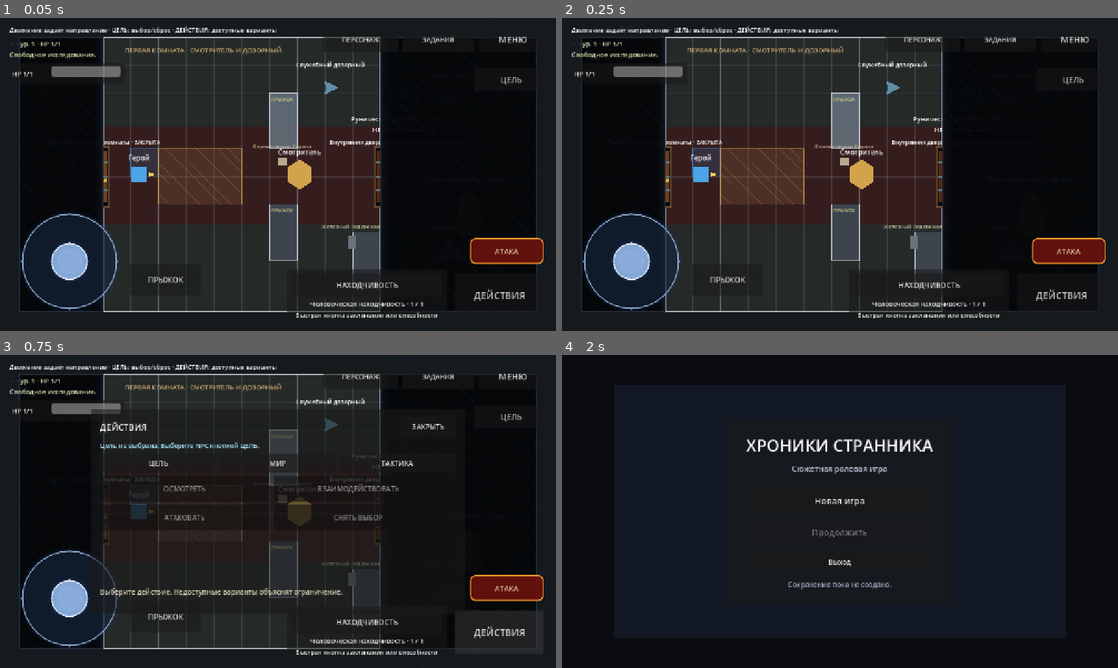
Above: before the commit, frames 1-4 (two rows, left to right).
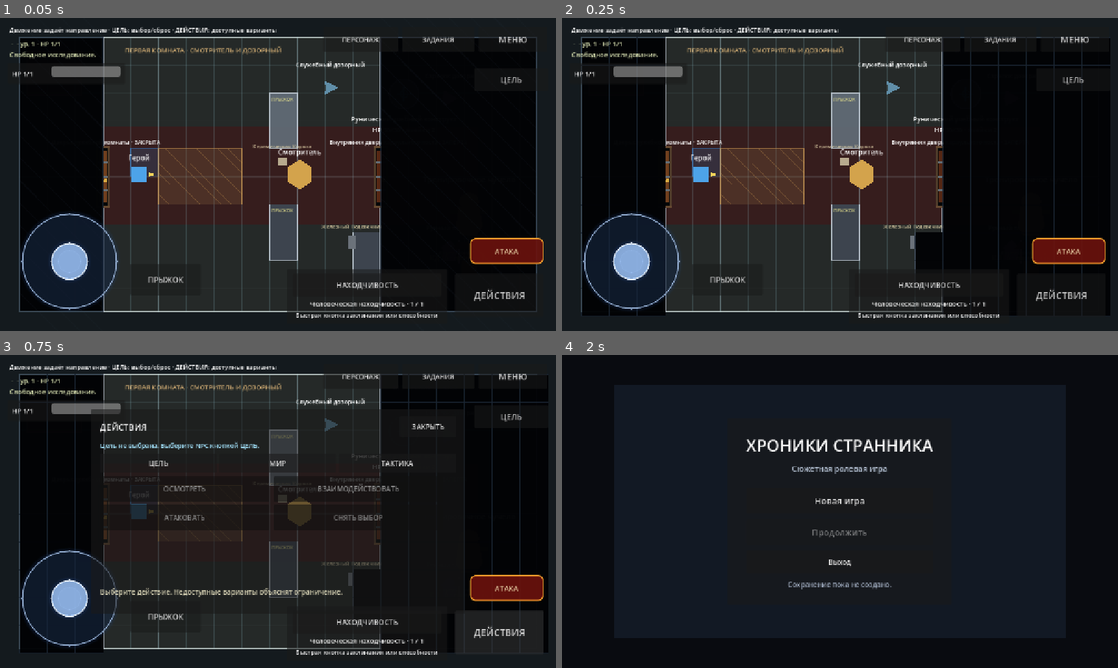
Above: after the commit, the same moments.

Repository: eretenkodaniil16-rgb/rpg-project
Game: Godot game, scene res://scenes/game/game.tscn
Same seed, same stepped clock (60 frames per second), same inputs: the game is played once before the commit and once after it. This scene is started directly instead of the project's main scene.
Inputs:
- Up to frame 1 (0.05 s): no input
- Up to frame 2 (0.25 s): no input
- Up to frame 3 (0.75 s): click "ДЕЙСТВИЯ" at 0.5 s
- Up to frame 4 (2 s): click "МЕНЮ" at 1.25 s

The runs differ from the first frame. In frame 1, 0.4% of the frame differs, in the area x 3-97%, y 6-94%; in frame 2, 3.9%, in the area x 3-99%, y 6-96%; in frame 3, 3.2%; in frame 4, nothing differs.

Commit message:
feat: replace room fog with obstacle-aware player visibility

Diff:
--- a/scripts/game/room_fog_overlay.gd
+++ b/scripts/game/room_fog_overlay.gd
@@ -1,44 +1,69 @@
 class_name RoomFogOverlay
 extends Node2D
 
-const FOG_COLOR: Color = Color(0.015, 0.022, 0.032, 0.965)
-const FOG_BORDER_COLOR: Color = Color(0.10, 0.14, 0.19, 0.96)
-const FOG_PATTERN_COLOR: Color = Color(0.20, 0.27, 0.34, 0.10)
-const EDGE_FEATHER_WIDTH: float = 24.0
+const FOG_COLOR: Color = Color(0.008, 0.012, 0.020, 0.985)
+const FOG_BORDER_COLOR: Color = Color(0.10, 0.14, 0.19, 0.78)
+const FOG_PATTERN_COLOR: Color = Color(0.20, 0.27, 0.34, 0.08)
+const VISION_RADIUS_PIXELS: float = 640.0
+const REFRESH_INTERVAL_SECONDS: float = 0.08
 
 var _player: Node2D
 var _room_rects: Dictionary = {}
 var _room_order: Array[String] = []
 var _current_room_id: String = ""
+var _grid: BattleGrid
+var _environment: CombatEnvironment
+var _visible_cells: Dictionary = {}
+var _refresh_accumulator: float = 0.0
+var _last_player_position: Vector2 = Vector2.INF
+var _last_visibility_signature: int = 0
 
 
 func configure(player: Node2D, room_rects: Dictionary, room_order: Array[String]) -> void:
 	_player = player
 	_room_rects = room_rects.duplicate(true)
 	_room_order = room_order.duplicate()
-	_refresh_current_room(true)
+	_resolve_visibility_dependencies()
+	_refresh_visibility(true)
 
 
 func _ready() -> void:
+	add_to_group("player_visibility")
 	z_as_relative = false
 	z_index = 60
 	process_mode = Node.PROCESS_MODE_ALWAYS
-	queue_redraw()
-
-
-func _process(_delta: float) -> void:
+	_resolve_visibility_dependencies()
+	_refresh_visibility(true)
+
+
+func _process(delta: float) -> void:
 	if not is_instance_valid(_player):
 		_player = get_tree().get_first_node_in_group("player") as Node2D
-	_refresh_current_room(false)
+	_resolve_visibility_dependencies()
+	_refresh_accumulator += delta
+	var player_moved: bool = is_instance_valid(_player) and not _player.global_position.is_equal_approx(_last_player_position)
+	if player_moved or _refresh_accumulator >= REFRESH_INTERVAL_SECONDS:
+		_refresh_accumulator = 0.0
+		_refresh_visibility(player_moved)
+
+
+func is_world_position_visible(world_position: Vector2) -> bool:
+	if not is_instance_valid(_player):
+		return false
+	if _player.global_position.distance_to(world_position) > VISION_RADIUS_PIXELS:
+		return false
+	if is_instance_valid(_environment):
+		return _environment.has_line_of_sight(_player.global_position, world_position)
+	return _room_at(to_local(world_position)) == _current_room_id
 
 
 func get_current_room_id_for_testing() -> String:
-	_refresh_current_room(false)
+	_refresh_current_room()
 	return _current_room_id
 
 
 func is_room_concealed_for_testing(room_id: String) -> bool:
-	_refresh_current_room(false)
+	_refresh_current_room()
 	return _room_rects.has(room_id) and room_id != _current_room_id
 
 
@@ -47,16 +72,70 @@
 	return value as Rect2 if value is Rect2 else Rect2()
 
 
-func _refresh_current_room(force_redraw: bool) -> void:
+func get_visible_cells_for_testing() -> Array[Vector2i]:
+	var result: Array[Vector2i] = []
+	for cell_value: Variant in _visible_cells.keys():
+		if cell_value is Vector2i:
+			result.append(cell_value as Vector2i)
+	return result
+
+
+func get_vision_radius_for_testing() -> float:
+	return VISION_RADIUS_PIXELS
+
+
+func force_refresh_for_testing() -> void:
+	_resolve_visibility_dependencies()
+	_refresh_visibility(true)
+
+
+func _resolve_visibility_dependencies() -> void:
+	if not is_instance_valid(_grid):
+		_grid = get_tree().get_first_node_in_group("battle_grid") as BattleGrid
+	if not is_instance_valid(_environment):
+		_environment = get_tree().get_first_node_in_group("combat_environment") as CombatEnvironment
+
+
+func _refresh_visibility(force_redraw: bool) -> void:
+	if not is_instance_valid(_player):
+		return
+	_refresh_current_room()
+	_last_player_position = _player.global_position
+	if not is_instance_valid(_grid):
+		if force_redraw:
+			queue_redraw()
+		return
+
+	var next_visible: Dictionary = {}
+	var field_rect: Rect2 = _grid.get_field_rect()
+	var cell_size: float = _grid.get_cell_size()
+	var columns: int = ceili(field_rect.size.x / cell_size)
+	var rows: int = ceili(field_rect.size.y / cell_size)
+	for y: int in range(rows):
+		for x: int in range(columns):
+			var cell := Vector2i(x, y)
+			var center := field_rect.position + Vector2((float(x) + 0.5) * cell_size, (float(y) + 0.5) * cell_size)
+			if is_world_position_visible(center):
+				next_visible[cell] = true
+
+	var player_cell: Vector2i = _grid.world_to_cell(_player.global_position)
+	if _grid.is_cell_valid(player_cell):
+		next_visible[player_cell] = true
+	var next_signature: int = hash(next_visible.keys())
+	if force_redraw or next_signature != _last_visibility_signature:
+		_visible_cells = next_visible
+		_last_visibility_signature = next_signature
+		queue_redraw()
+
+
+func _refresh_current_room() -> void:
 	if not is_instance_valid(_player) or _room_rects.is_empty():
 		return
 	var local_position: Vector2 = to_local(_player.global_position)
 	var next_room_id: String = _room_at(local_position)
 	if next_room_id.is_empty():
 		next_room_id = _nearest_room(local_position)
-	if force_redraw or next_room_id != _current_room_id:
-		_current_room_id = next_room_id
-		queue_redraw()
+	_current_room_id = next_room_id
 
 
 func _room_at(local_position: Vector2) -> String:
@@ -82,42 +161,60 @@
 
 
 func _draw() -> void:
-	if _room_rects.is_empty():
-		return
+	if is_instance_valid(_grid):
+		_draw_cell_visibility()
+	else:
+		_draw_room_fallback()
+
+
+func _draw_cell_visibility() -> void:
+	var field_rect: Rect2 = _grid.get_field_rect()
+	var cell_size: float = _grid.get_cell_size()
+	var columns: int = ceili(field_rect.size.x / cell_size)
+	var rows: int = ceili(field_rect.size.y / cell_size)
+	for y: int in range(rows):
+		for x: int in range(columns):
+			var cell := Vector2i(x, y)
+			if _visible_cells.has(cell):
+				continue
+			var world_rect := Rect2(
+				field_rect.position + Vector2(float(x) * cell_size, float(y) * cell_size),
+				Vector2(cell_size + 1.0, cell_size + 1.0)
+			)
+			var local_rect := Rect2(to_local(world_rect.position), world_rect.size)
+			draw_rect(local_rect, FOG_COLOR, true)
+			draw_rect(local_rect, FOG_BORDER_COLOR, false, 1.0)
+	_draw_outer_darkness(field_rect)
+
+
+func _draw_outer_darkness(field_rect: Rect2) -> void:
+	var local_field := Rect2(to_local(field_rect.position), field_rect.size)
+	for room_id: String in _room_order:
+		var value: Variant = _room_rects.get(room_id, Rect2())
+		if not value is Rect2:
+			continue
+		var room_rect: Rect2 = value as Rect2
+		if room_rect.intersects(local_field):
+			continue
+		draw_rect(room_rect, FOG_COLOR, true)
+
+
+func _draw_room_fallback() -> void:
 	for room_id: String in _room_order:
 		if room_id == _current_room_id:
 			continue
 		var value: Variant = _room_rects.get(room_id, Rect2())
 		if not value is Rect2:
 			continue
-		_draw_concealed_room(value as Rect2, room_id)
-
-
-func _draw_concealed_room(room_rect: Rect2, room_id: String) -> void:
-	draw_rect(room_rect, FOG_COLOR, true)
-	draw_rect(room_rect, FOG_BORDER_COLOR, false, 2.0)
-	var stripe_y: float = room_rect.position.y - room_rect.size.x
-	while stripe_y < room_rect.end.y:
-		var from := Vector2(room_rect.position.x, stripe_y)
-		var to := Vector2(room_rect.end.x, stripe_y + room_rect.size.x)
-		draw_line(from, to, FOG_PATTERN_COLOR, 2.0)
-		stripe_y += 52.0
-	_draw_boundary_feather(room_rect, room_id)
-
-
-func _draw_boundary_feather(room_rect: Rect2, room_id: String) -> void:
-	var room_index: int = _room_order.find(room_id)
-	var current_index: int = _room_order.find(_current_room_id)
-	if room_index < 0 or current_index < 0:
-		return
-	var edge_on_left: bool = room_index > current_index
-	for step: int in range(4):
-		var ratio: float = float(step + 1) / 4.0
-		var alpha: float = 0.22 * (1.0 - ratio)
-		var width: float = EDGE_FEATHER_WIDTH / 4.0
-		var x: float = room_rect.position.x + float(step) * width if edge_on_left else room_rect.end.x - float(step + 1) * width
-		draw_rect(
-			Rect2(Vector2(x, room_rect.position.y), Vector2(width, room_rect.size.y)),
-			Color(0.16, 0.22, 0.30, alpha),
-			true
-		)
+		var room_rect: Rect2 = value as Rect2
+		draw_rect(room_rect, FOG_COLOR, true)
+		draw_rect(room_rect, FOG_BORDER_COLOR, false, 2.0)
+		var stripe_y: float = room_rect.position.y - room_rect.size.x
+		while stripe_y < room_rect.end.y:
+			draw_line(
+				Vector2(room_rect.position.x, stripe_y),
+				Vector2(room_rect.end.x, stripe_y + room_rect.size.x),
+				FOG_PATTERN_COLOR,
+				2.0
+			)
+			stripe_y += 52.0
